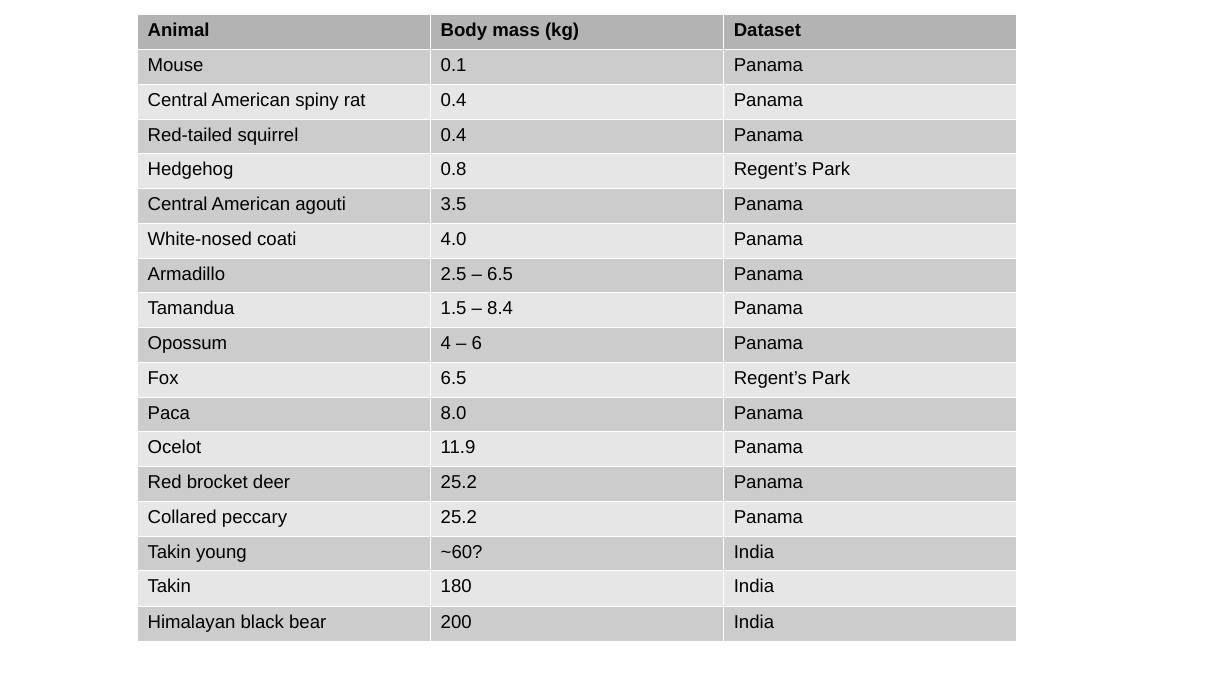
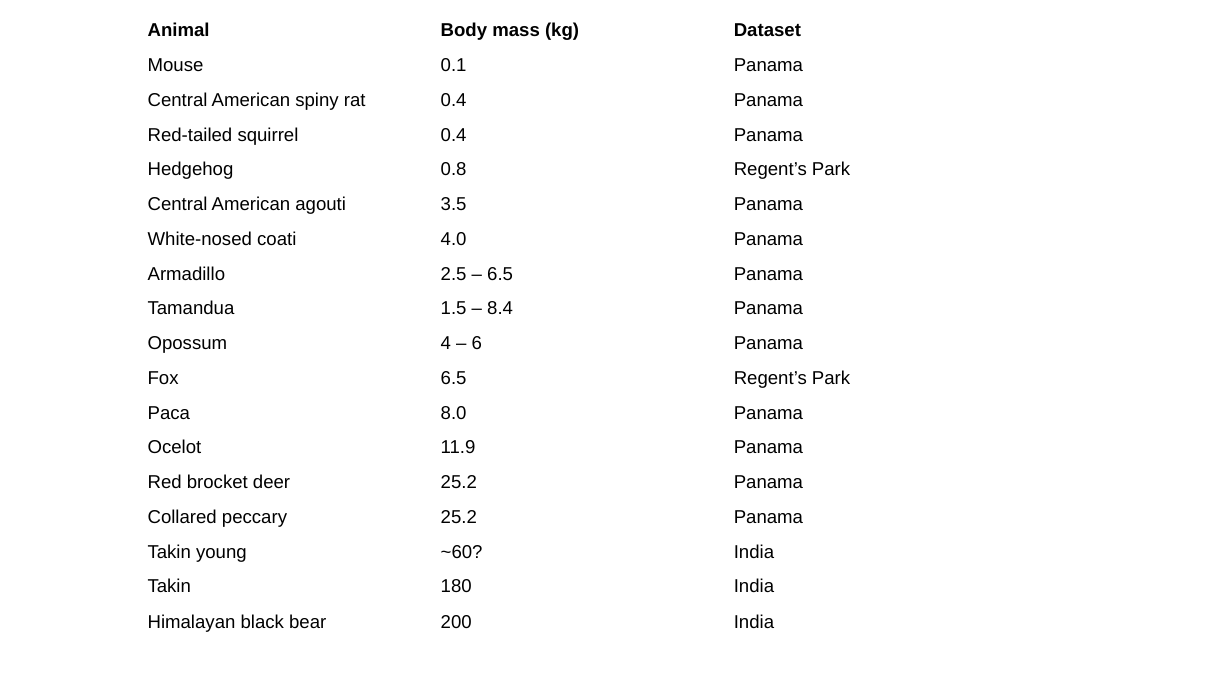
Before and after one commit to lizziebru/CamtrapSimulation, a slide deck: slide 10 of writeup/Camtrapsim_pres.odp (slide 8 before the commit). Drawn at 1232x693 pixels with LibreOffice and Linux fonts; fonts in the diff are those of the drawing. Boxes give left, top, right and bottom in pixels: in the first picture for what was removed or moved away, otherwise in the second. Text is boxed around its words. In the diff, an @@ line names an element or a change of style, - is before the commit and + after.

```diff
--- a/writeup/Camtrapsim_pres.odp
+++ b/writeup/Camtrapsim_pres.odp
@@ table at (x1=136, y1=15, x2=1015, y2=642) @@
@@ fill #B3B3B3 to none in row 1 @@
@@ fill #CCCCCC to none in 27 cells @@
@@ fill #E6E6E6 to none in 24 cells @@
```
Also in this commit, not shown: 1 other slide changed, 2 slides added, 1 slide removed, 6 other files.
